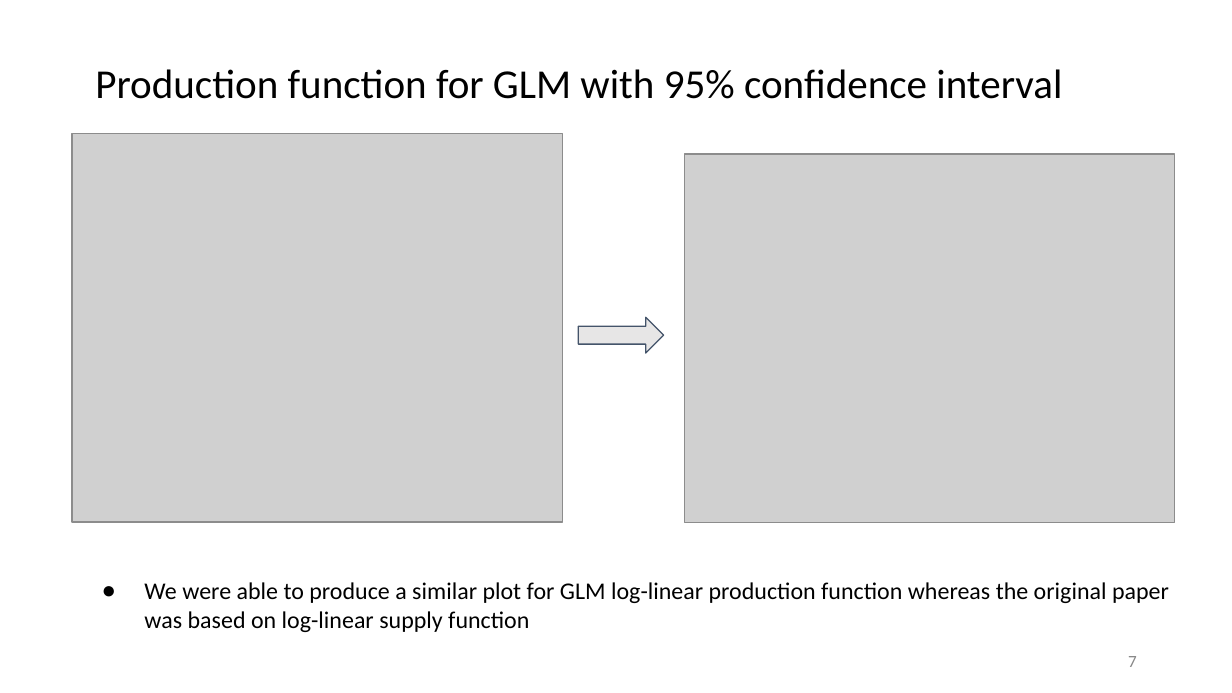
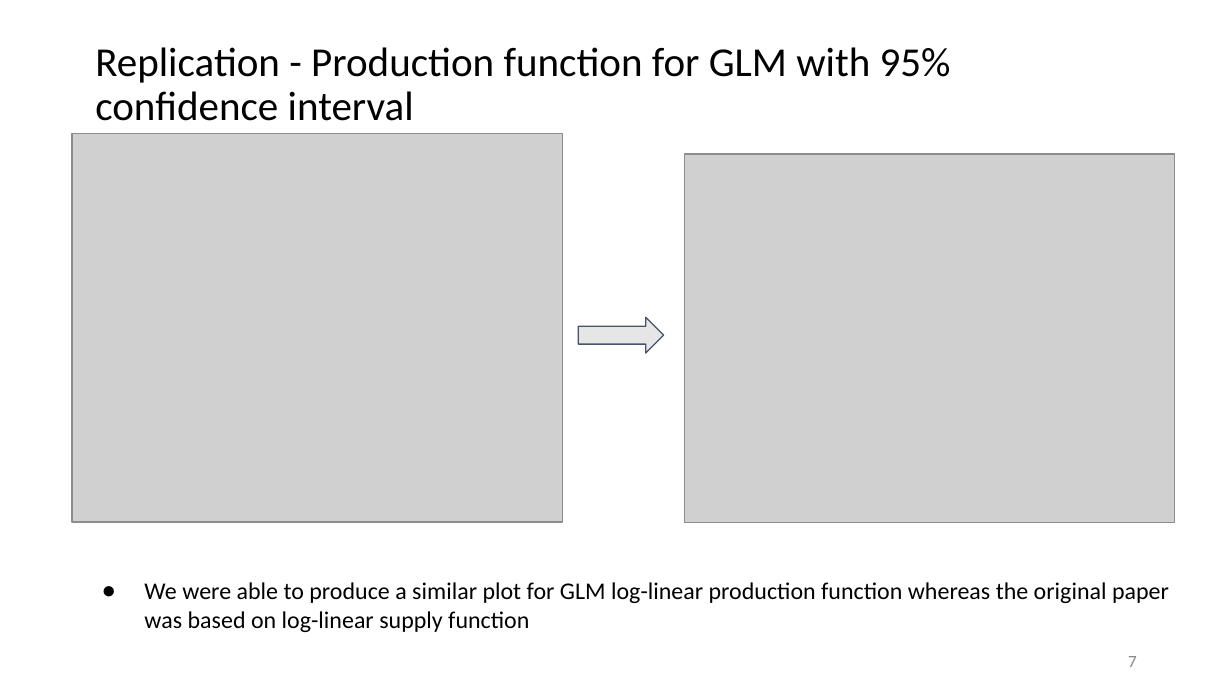
Before and after one commit to rathodmansi/Replication-Study-Housing-Production-Function, a slide deck: slide 7 of Analysis/Replication project - Final presentation.pptx. Drawn at 1232x693 pixels with LibreOffice and Linux fonts; fonts in the diff are those of the drawing; grey boxes stand for pictures. Boxes give left, top, right and bottom in pixels: in the first picture for what was removed or moved away, otherwise in the second. Text is boxed around its words. In the diff, an @@ line names an element or a change of style, - is before the commit and + after.

```diff
--- a/Analysis/Replication project - Final presentation.pptx
+++ b/Analysis/Replication project - Final presentation.pptx
@@ title at (x1=95, y1=47, x2=951, y2=121): text changed @@
-Production function for GLM with 95% confidence interval
+Replication - Production function for GLM with 95% confidence interval
```
Also in this commit, not shown: 7 other slides changed.
